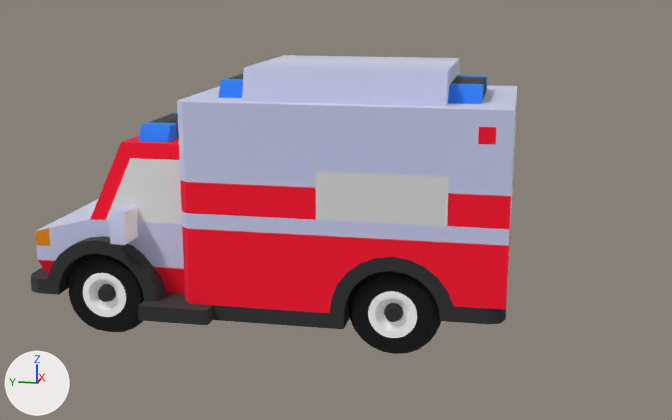
An edit to the glTF model assets/kenney-cars/GLTF format/ambulance.glb, drawn before and after from the same camera.
Before and after are seen from a 50 mm lens placed at (-6.04, -1.64, 2.31), pointed at (-0.02, -0.44, 0.81). Lighting does not change. The marker at lower left points along +X, +Y and +Z. Where no turn or scale is listed for an object, it has been applied to the vertices. Vertices at the same position are counted once.

Objects in the first picture: 'body', 'doorRight', 'wheel_backLeft', 'wheel_frontLeft'.
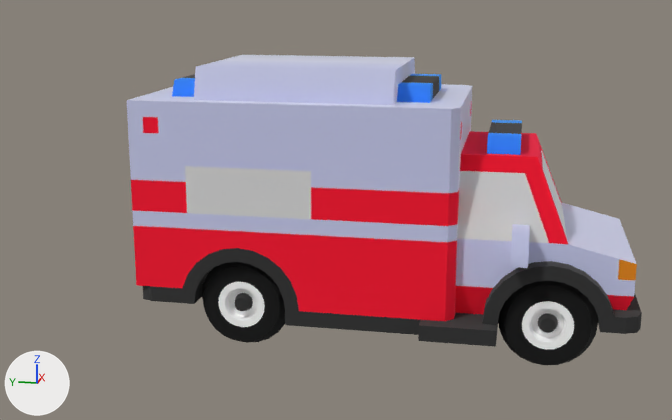
Pixel boxes (x1, y1, x2, y2) of what changed, in the pictures (672 x 420 px):
'body', mesh turned, moved: before (31, 55, 517, 329); after (127, 55, 642, 347)
'wheel_frontRight', moved, turned, rescaled (not visible before): after (498, 281, 598, 365)
'wheel_backLeft', reshaped, moved, turned, rescaled (not visible afterwards): before (348, 271, 441, 354)
'wheel_backRight', moved, turned, rescaled (not visible before): after (202, 262, 285, 343)
'wheel_frontLeft', reshaped, moved, turned, rescaled (not visible afterwards): before (69, 254, 144, 332)
'doorRight', mesh turned, moved (not visible afterwards): before (508, 103, 517, 270)

The change, as a diff of the scene's bpy script:
```diff
--- a/assets/kenney-cars/GLTF format/ambulance.glb.py
+++ b/assets/kenney-cars/GLTF format/ambulance.glb.py
@@ me_mesh_body @@
 me_mesh_body.from_pydata(...)  # 438 vertices, 902 faces; spans x -0.75..0.75, y -1.6..1.55, z 0.0..1.6
+# me_mesh_body part 1: the whole mesh is turned -180 degrees about the z axis through the mesh origin
 me_mesh_body.materials.append(mat_paintwhite)
@@ me_mesh_doorright @@
 me_mesh_doorright.from_pydata(...)  # 14 vertices, 24 faces; spans x -0.55..0.0, y -0.025..0.025, z 0.0..1.1
+# me_mesh_doorright part 2: the whole mesh is turned -180 degrees about the z axis through the mesh origin
 me_mesh_doorright.materials.append(mat_paintwhite)
@@ me_mesh_wheel_frontleft_002 @@
+me_mesh_wheel_frontleft_002.from_pydata(...)  # 192 vertices, 380 faces; spans x -0.3..-0.05, y -0.3..0.3, z -0.3..0.3
+# faces by material slot: [166, 144, 70]
+me_mesh_wheel_frontleft_002.materials.append(mat_cartire)  # black #3d3d3d
+me_mesh_wheel_frontleft_002.materials.append(mat_defaultmat)  # white #ffffff
+me_mesh_wheel_frontleft_002.materials.append(mat_plastic)  # dark grey #606060
@@ me_mesh_wheel_frontleft_001 @@
+me_mesh_wheel_frontleft_001 = me_mesh_wheel_frontleft_002.copy(); me_mesh_wheel_frontleft_001.name = 'Mesh wheel_frontLeft.001'
@@ ob_body @@
 ob_body = bpy.data.objects.new('body', me_mesh_body)
-ob_body.location = (0.0, 0.0, 0.2)
+ob_body.location = (0.0, -0.843, 0.2)
@@ ob_doorright @@
 ob_doorright = bpy.data.objects.new('doorRight', me_mesh_doorright)
-ob_doorright.location = (0.55, -1.575, 0.4)
+ob_doorright.location = (-0.55, 0.732, 0.4)
@@ ob_wheel_backleft @@
-ob_wheel_backleft = bpy.data.objects.new('wheel_backLeft', me_mesh_wheel_frontleft)
+ob_wheel_backleft = bpy.data.objects.new('wheel_backLeft', me_mesh_wheel_frontleft_001)
 ob_wheel_backleft.parent = ob_ambulance
-ob_wheel_backleft.location = (-0.3, -0.91, 0.3)
-ob_wheel_backleft.scale = (-1.0, 1.0, 1.0)
+ob_wheel_backleft.location = (0.3, 0.0671, 0.3)
+ob_wheel_backleft.rotation_euler = (3.142, 0.0, 0.0)  # degrees (180, 0, 0)
+ob_wheel_backleft.scale = (-1.0, -1.0, -1.0)
@@ ob_wheel_backright @@
 ob_wheel_backright.parent = ob_ambulance
-ob_wheel_backright.location = (0.3, -0.91, 0.3)
-ob_wheel_backright.rotation_euler = (0.0, 0.0, 3.142)  # degrees (0, 0, 180)
-ob_wheel_backright.scale = (-1.0, 1.0, 1.0)
+ob_wheel_backright.location = (-0.3, 0.0671, 0.3)
+ob_wheel_backright.rotation_euler = (3.142, 0.0, 0.0)  # degrees (180, 0, 0)
+ob_wheel_backright.scale = (-1.0, -1.0, -1.0)
@@ ob_wheel_frontleft @@
-ob_wheel_frontleft = bpy.data.objects.new('wheel_frontLeft', me_mesh_wheel_frontleft)
+ob_wheel_frontleft = bpy.data.objects.new('wheel_frontLeft', me_mesh_wheel_frontleft_002)
 ob_wheel_frontleft.parent = ob_ambulance
-ob_wheel_frontleft.location = (-0.3, 1.01, 0.3)
-ob_wheel_frontleft.scale = (-1.0, 1.0, 1.0)
+ob_wheel_frontleft.location = (0.3, -1.853, 0.3)
+ob_wheel_frontleft.rotation_euler = (3.142, 0.0, 0.0)  # degrees (180, 0, 0)
+ob_wheel_frontleft.scale = (-1.0, -1.0, -1.0)
@@ ob_wheel_frontright @@
 ob_wheel_frontright.parent = ob_ambulance
-ob_wheel_frontright.location = (0.3, 1.01, 0.3)
-ob_wheel_frontright.rotation_euler = (0.0, 0.0, 3.142)  # degrees (0, 0, 180)
-ob_wheel_frontright.scale = (-1.0, 1.0, 1.0)
+ob_wheel_frontright.location = (-0.3, -1.853, 0.3)
+ob_wheel_frontright.rotation_euler = (3.142, 0.0, 0.0)  # degrees (180, 0, 0)
+ob_wheel_frontright.scale = (-1.0, -1.0, -1.0)
```
